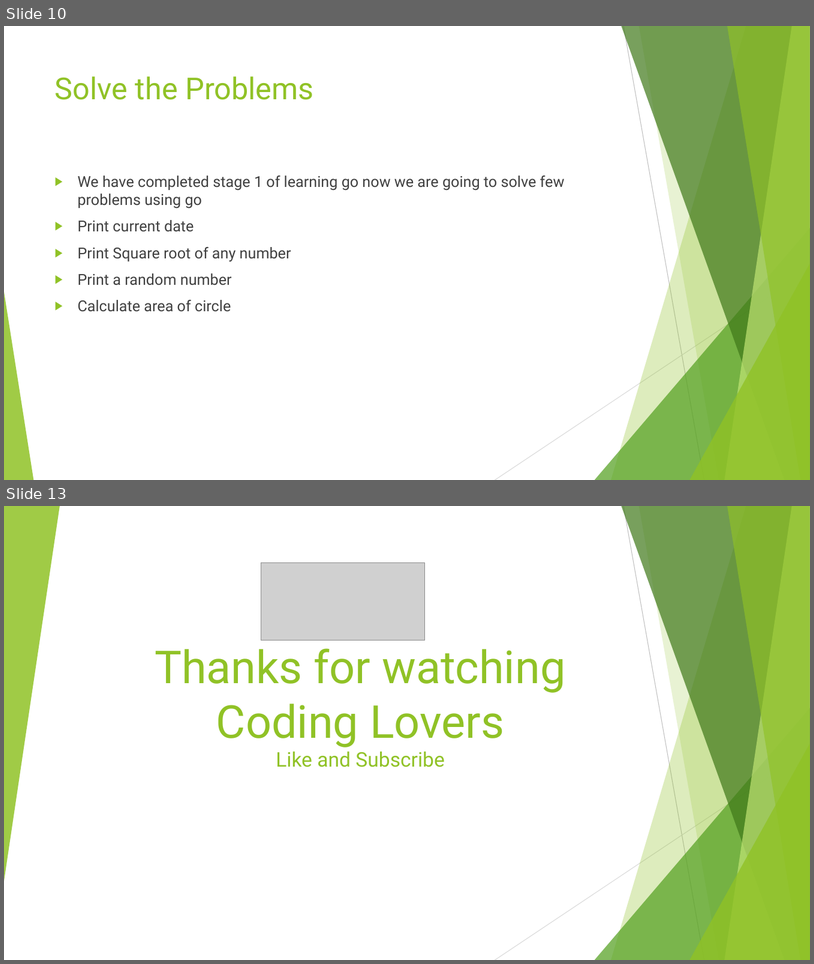
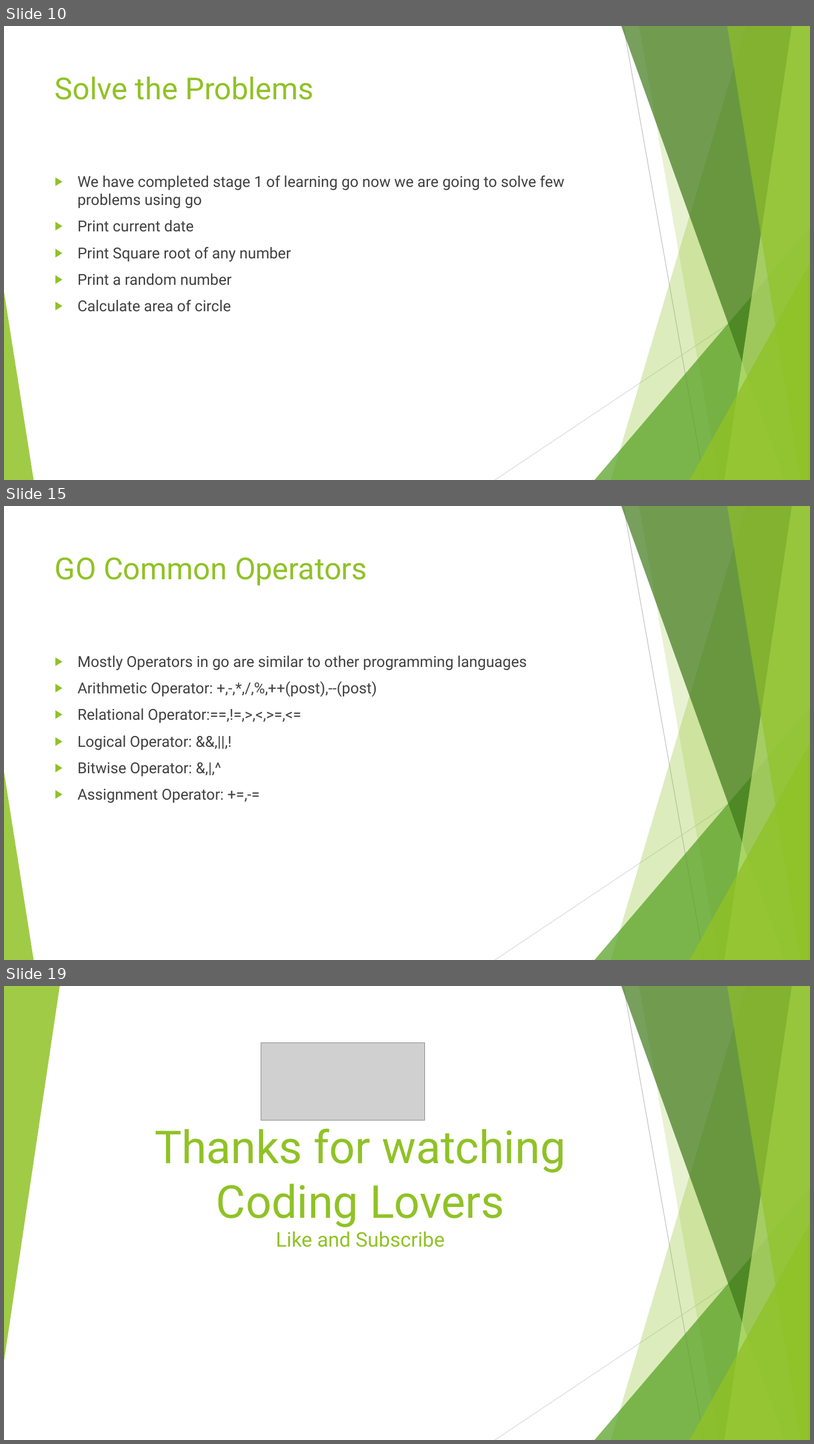
Before and after one commit to vivekdubeydeveloper/goquickstart, a slide deck: goquickstart.pptx. Shown one above the other, each under a label of ours: slides 10 and 13 before the commit, slides 10, 15 and 19 after it; the slides between them are not shown. The pictures are 814x964 and 814x1444 pixels, drawn with LibreOffice and Linux fonts; fonts in the diff are those of the drawing; grey boxes stand for pictures. Boxes give left, top, right and bottom in pixels: in the first picture for what was removed or moved away, otherwise in the second. Text is boxed around its words. In the diff, an @@ line names an element or a change of style, - is before the commit and + after.

```diff
--- a/goquickstart.pptx
+++ b/goquickstart.pptx
@@ slide 15 added at box(4, 506, 810, 960), background #FFFFFF; not listed: 10 template elements that a slide beside it also shows @@
@@ title added at box(55, 557, 368, 586), 36 pt, text #90C226 @@
+GO Common Operators
@@ text added at box(78, 655, 527, 803), 18 pt, text #404040 @@
+▶ Mostly Operators in go are similar to other programming languages
+▶ Arithmetic Operator: +,-,*,/,%,++(post),--(post)
+▶ Relational Operator:==,!=,>,<,>=,<=
+▶ Logical Operator: &&,||,!
+▶ Bitwise Operator: &,|,^
+▶ Assignment Operator: +=,-=
@@ what was slide 13 is now slide 19 @@
```
Also in this commit, not shown: 2 slides changed, 5 other slides added, 5 other files.
